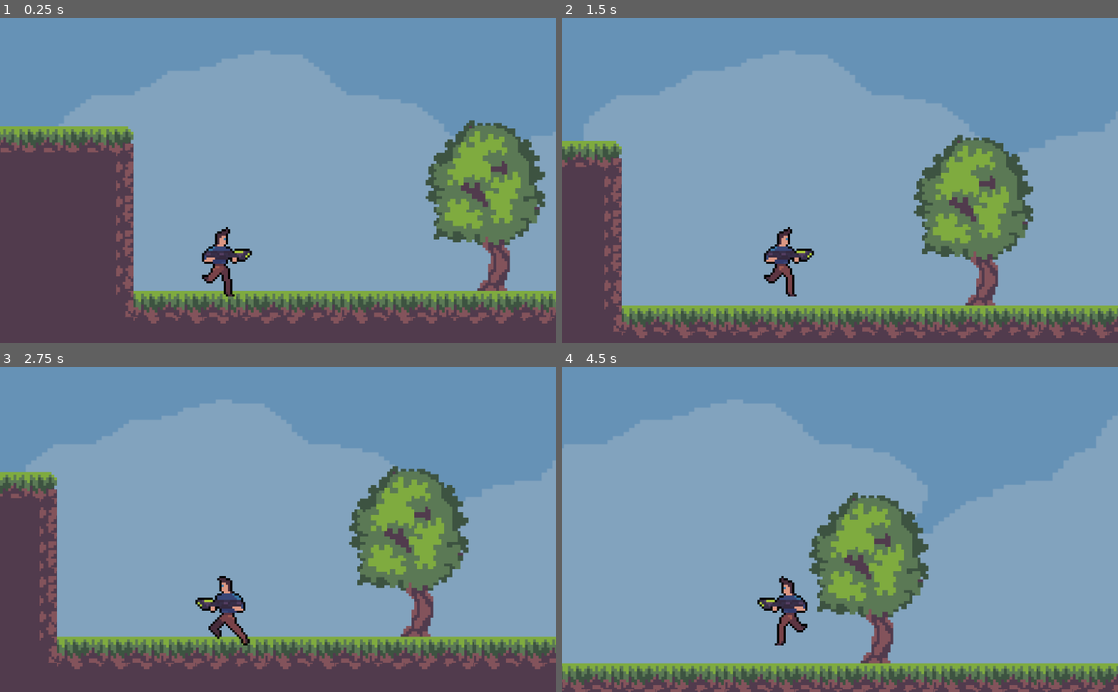
Above: before the commit, frames 1-4 (two rows, left to right).
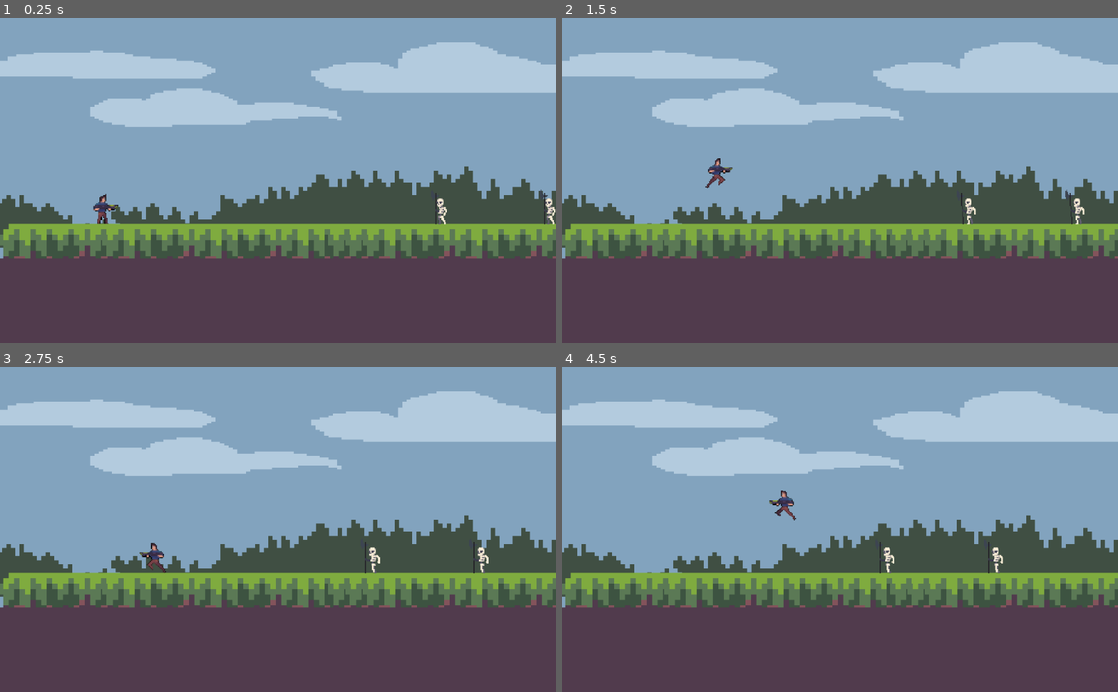
Above: after the commit, the same moments.

Repository: DavidFronGuiu/urban-octo-broccoli
Game: Godot game, scene res://Mundo.tscn
Same seed, same stepped clock (60 frames per second), same inputs: the game is played once before the commit and once after it. Before the commit the project starts from res://Escenas/Mundo.tscn.
Inputs:
- Up to frame 1 (0.25 s): no input
- Up to frame 2 (1.5 s): tap Enter (ui_accept) at 0.5, 1.35 s; hold Enter (ui_accept) 0.53-1.28 s; hold Right (ui_right) from 0.53 s (still down)
- Up to frame 3 (2.75 s): tap Enter (ui_accept) at 1.52, 1.82 s; release Right (ui_right) at 2.03 s; hold Left (ui_left) from 2.03 s (still down); hold Enter (ui_accept) from 2.03 s (still down)
- Up to frame 4 (4.5 s): release Left (ui_left) at 2.78 s; release Enter (ui_accept) at 2.78 s; hold Right (ui_right) 2.78-4.28 s; tap Enter (ui_accept) at 2.85, 3.02, 3.32, 4.35 s; hold Enter (ui_accept) 3.53-4.28 s; hold Left (ui_left) from 4.28 s (still down)

The runs differ from the first frame. In frame 1, 66% of the frame differs, in the area x 0-100%, y 0-95%; in frame 2, 68%; in frame 3, 64%; in frame 4, 71%, in the area x 0-100%, y 0-100%.

Commit message:
Add files via upload

Diff:
--- /dev/null
+++ b/Enemigo.tscn
@@ -0,0 +1,76 @@
+[gd_scene load_steps=6 format=2]
+
+[ext_resource path="res://Enemigo/Skeleton Walk.png" type="Texture" id=1]
+[ext_resource path="res://Sprits/Enemigocaminando.gd" type="Script" id=2]
+
+[sub_resource type="Animation" id=2]
+length = 0.001
+tracks/0/type = "value"
+tracks/0/path = NodePath("Sprite:frame")
+tracks/0/interp = 1
+tracks/0/loop_wrap = true
+tracks/0/imported = false
+tracks/0/enabled = true
+tracks/0/keys = {
+"times": PoolRealArray( 0 ),
+"transitions": PoolRealArray( 1 ),
+"update": 0,
+"values": [ 0 ]
+}
+
+[sub_resource type="Animation" id=3]
+resource_name = "caminando"
+length = 3.59
+loop = true
+tracks/0/type = "value"
+tracks/0/path = NodePath("Sprite:frame")
+tracks/0/interp = 1
+tracks/0/loop_wrap = true
+tracks/0/imported = false
+tracks/0/enabled = true
+tracks/0/keys = {
+"times": PoolRealArray( 0, 0.3, 0.6, 0.9, 1.2, 1.5, 1.8, 2.1, 2.4, 2.7, 3, 3.3 ),
+"transitions": PoolRealArray( 1, 1, 1, 1, 1, 1, 1, 1, 1, 1, 1, 1 ),
+"update": 1,
+"values": [ 0, 1, 2, 3, 4, 5, 6, 7, 8, 9, 10, 12 ]
+}
+
+[sub_resource type="RectangleShape2D" id=1]
+extents = Vector2( 8, 16.5 )
+
+[node name="KinematicBody2D" type="KinematicBody2D"]
+collision_layer = 3
+collision_mask = 4
+script = ExtResource( 2 )
+
+[node name="Sprite" type="Sprite" parent="."]
+position = Vector2( -1.21198, 0 )
+scale = Vector2( 0.798911, 1 )
+texture = ExtResource( 1 )
+offset = Vector2( 0, 1 )
+flip_h = true
+hframes = 13
+
+[node name="floordetection" type="RayCast2D" parent="Sprite"]
+position = Vector2( -14.7551, 0 )
+enabled = true
+cast_to = Vector2( 0, 20 )
+
+[node name="AnimationPlayer" type="AnimationPlayer" parent="."]
+autoplay = "caminando"
+playback_speed = 2.0
+anims/RESET = SubResource( 2 )
+anims/caminando = SubResource( 3 )
+
+[node name="CollisionShape2D" type="CollisionShape2D" parent="."]
+position = Vector2( 0, 1 )
+shape = SubResource( 1 )
+
+[node name="leftRay" type="RayCast2D" parent="."]
+enabled = true
+cast_to = Vector2( -10, 0 )
+collision_mask = 2
+
+[node name="rightRay" type="RayCast2D" parent="."]
+enabled = true
+cast_to = Vector2( 10, 0 )
--- /dev/null
+++ b/Mundo.tscn
@@ -0,0 +1,104 @@
+[gd_scene load_steps=10 format=2]
+
+[ext_resource path="res://Escenario/0.png" type="Texture" id=1]
+[ext_resource path="res://Enemigo.tscn" type="PackedScene" id=2]
+[ext_resource path="res://Escenario/Sky BG 2.png" type="Texture" id=3]
+[ext_resource path="res://Escenario/Clouds.png" type="Texture" id=4]
+[ext_resource path="res://Escenario/Grass 1.png" type="Texture" id=5]
+[ext_resource path="res://Escenario/4.png" type="Texture" id=6]
+[ext_resource path="res://Player.tscn" type="PackedScene" id=7]
+
+[sub_resource type="ConvexPolygonShape2D" id=1]
+points = PoolVector2Array( 0, 0, 240, 0, 240, 64, 0, 64 )
+
+[sub_resource type="TileSet" id=2]
+0/name = "0.png 0"
+0/texture = ExtResource( 1 )
+0/tex_offset = Vector2( 0, 0 )
+0/modulate = Color( 1, 1, 1, 1 )
+0/region = Rect2( 0, 0, 240, 64 )
+0/tile_mode = 0
+0/occluder_offset = Vector2( 0, 0 )
+0/navigation_offset = Vector2( 0, 0 )
+0/shape_offset = Vector2( 0, 0 )
+0/shape_transform = Transform2D( 1, 0, 0, 1, 0, 0 )
+0/shape = SubResource( 1 )
+0/shape_one_way = false
+0/shape_one_way_margin = 1.0
+0/shapes = [ {
+"autotile_coord": Vector2( 0, 0 ),
+"one_way": false,
+"one_way_margin": 1.0,
+"shape": SubResource( 1 ),
+"shape_transform": Transform2D( 1, 0, 0, 1, 0, 0 )
+} ]
+0/z_index = 0
+1/name = "4.png 1"
+1/texture = ExtResource( 6 )
+1/tex_offset = Vector2( 0, 0 )
+1/modulate = Color( 1, 1, 1, 1 )
+1/region = Rect2( 0, 0, 160, 48 )
+1/tile_mode = 0
+1/occluder_offset = Vector2( 0, 0 )
+1/navigation_offset = Vector2( 0, 0 )
+1/shape_offset = Vector2( 0, 0 )
+1/shape_transform = Transform2D( 1, 0, 0, 1, 0, 0 )
+1/shape_one_way = false
+1/shape_one_way_margin = 0.0
+1/shapes = [  ]
+1/z_index = 0
+
+[node name="Mundo" type="Node2D"]
+__meta__ = {
+"_edit_horizontal_guides_": [  ]
+}
+
+[node name="SkyBg2" type="Sprite" parent="."]
+position = Vector2( -5, -344 )
+scale = Vector2( 0.800781, 1.52344 )
+texture = ExtResource( 3 )
+
+[node name="Clouds" type="Sprite" parent="SkyBg2"]
+position = Vector2( 1.24878, 145.067 )
+scale = Vector2( 0.997076, 0.242537 )
+texture = ExtResource( 4 )
+
+[node name="Grass1" type="Sprite" parent="SkyBg2"]
+position = Vector2( 8.74147, 83.3641 )
+scale = Vector2( 1.00292, 0.49005 )
+texture = ExtResource( 5 )
+
+[node name="TileMap" type="TileMap" parent="."]
+tile_set = SubResource( 2 )
+cell_size = Vector2( 16, 16 )
+collision_layer = 3
+format = 1
+tile_data = PoolIntArray( -131069, 0, 0, 65504, 0, 0, 65510, 0, 0, 65523, 0, 0, 65524, 0, 0, 65525, 0, 0, 17, 0, 0, 196576, 1, 0, 196583, 1, 0, 196589, 1, 0, 196593, 1, 0, 196602, 1, 0, 131075, 1, 0, 131076, 1, 0, 131079, 1, 0, 131080, 1, 0, 131089, 1, 0, 131094, 1, 0, 327648, 1, 0, 327654, 1, 0, 327664, 1, 0, 327674, 1, 0, 262147, 1, 0, 262150, 1, 0, 262160, 1, 0, 262166, 1, 0, 393191, 1, 0, 393200, 1, 0, 393202, 1, 0, 327685, 1, 0, 327693, 1, 0, 327702, 1, 0, 458720, 1, 0, 458721, 1, 0, 458727, 1, 0, 458735, 1, 0, 458741, 1, 0, 458748, 1, 0, 393218, 1, 0, 393223, 1, 0, 393230, 1, 0, 393238, 1, 0 )
+
+[node name="Enemigo3" parent="TileMap" instance=ExtResource( 2 )]
+position = Vector2( -99, -17 )
+collision_layer = 0
+
+[node name="Enemigo2" parent="TileMap" instance=ExtResource( 2 )]
+position = Vector2( 134, -49 )
+collision_layer = 1
+
+[node name="Enemigo" parent="TileMap" instance=ExtResource( 2 )]
+position = Vector2( 1, -17 )
+collision_layer = 0
+
+[node name="Player" parent="." instance=ExtResource( 7 )]
+position = Vector2( -411, -16 )
+collision_layer = 7
+
+[node name="Camera2D" type="Camera2D" parent="Player"]
+offset = Vector2( 90, 10 )
+current = true
+zoom = Vector2( 0.5, 0.5 )
+limit_left = -600
+limit_top = -400
+limit_right = 1000
+limit_bottom = 100
+limit_smoothed = true
+drag_margin_h_enabled = true
+drag_margin_v_enabled = true
--- /dev/null
+++ b/Player.gd
@@ -0,0 +1,40 @@
+extends KinematicBody2D
+
+const vel = 25
+const velMax = 50
+
+const salto = -300
+const up = Vector2(0,-1)
+const gravedad = 15
+
+onready var sprite = $Sprite
+onready var animation = $AnimationPlayer
+
+var motion = Vector2(0,-1)
+
+func _physics_process(delta): #ComprobaciÃ³n infinita
+	motion.y += gravedad
+	var friction = false
+	if Input.is_action_pressed("ui_right"):
+		sprite.flip_h = false
+		animation.play("Walk")
+		motion.x = min(motion.x + vel, velMax)
+	elif Input.is_action_pressed("ui_left"):
+		sprite.flip_h = true
+		animation.play("Walk")
+		motion.x = max(motion.x -vel, -velMax) #para hacer el giro menos repentino
+	else:
+		animation.play("Idle")
+		friction = true
+
+	if is_on_floor():
+		if Input.is_action_pressed("ui_accept"):
+			motion.y = salto
+		if friction == true:
+			motion.x = lerp(motion.x ,0,0.5) #transiciona de velx a 0 un 50% por frame
+
+	else:
+		if friction == true:
+			motion.x = lerp(motion.x ,0,0.01)
+
+	motion = move_and_slide(motion,up)
--- /dev/null
+++ b/Player.tscn
@@ -0,0 +1,100 @@
+[gd_scene load_steps=8 format=2]
+
+[ext_resource path="res://Player/1 (1).png" type="Texture" id=1]
+[ext_resource path="res://Player.gd" type="Script" id=2]
+
+[sub_resource type="Animation" id=2]
+resource_name = "Idle"
+tracks/0/type = "value"
+tracks/0/path = NodePath("Sprite:frame")
+tracks/0/interp = 1
+tracks/0/loop_wrap = true
+tracks/0/imported = false
+tracks/0/enabled = true
+tracks/0/keys = {
+"times": PoolRealArray( 0 ),
+"transitions": PoolRealArray( 1 ),
+"update": 1,
+"values": [ 0 ]
+}
+
+[sub_resource type="Animation" id=4]
+length = 0.001
+tracks/0/type = "value"
+tracks/0/path = NodePath("Sprite:frame")
+tracks/0/interp = 1
+tracks/0/loop_wrap = true
+tracks/0/imported = false
+tracks/0/enabled = true
+tracks/0/keys = {
+"times": PoolRealArray( 0 ),
+"transitions": PoolRealArray( 1 ),
+"update": 0,
+"values": [ 0 ]
+}
+
+[sub_resource type="Animation" id=5]
+resource_name = "Walk"
+length = 2.4
+loop = true
+tracks/0/type = "value"
+tracks/0/path = NodePath("Sprite:frame")
+tracks/0/interp = 1
+tracks/0/loop_wrap = true
+tracks/0/imported = false
+tracks/0/enabled = true
+tracks/0/keys = {
+"times": PoolRealArray( 0, 0.4, 0.8, 1.2, 1.6, 2 ),
+"transitions": PoolRealArray( 1, 1, 1, 1, 1, 1 ),
+"update": 1,
+"values": [ 0, 1, 2, 3, 4, 5 ]
+}
+
+[sub_resource type="Animation" id=3]
+resource_name = "correr"
+length = 2.4
+loop = true
+tracks/0/type = "value"
+tracks/0/path = NodePath("Sprite:frame")
+tracks/0/interp = 1
+tracks/0/loop_wrap = true
+tracks/0/imported = false
+tracks/0/enabled = true
+tracks/0/keys = {
+"times": PoolRealArray( 0, 0.4, 0.8, 1.2, 1.6, 2 ),
+"transitions": PoolRealArray( 1, 1, 1, 1, 1, 1 ),
+"update": 1,
+"values": [ 1, 2, 3, 4, 5, 6 ]
+}
+
+[sub_resource type="RectangleShape2D" id=1]
+extents = Vector2( 11, 15.5 )
+
+[node name="KinematicBody2D" type="KinematicBody2D"]
+collision_mask = 4
+script = ExtResource( 2 )
+
+[node name="Sprite" type="Sprite" parent="."]
+position = Vector2( -2, 1 )
+scale = Vector2( 1.07813, 0.921875 )
+texture = ExtResource( 1 )
+offset = Vector2( 1, 1 )
+hframes = 7
+
+[node name="AnimationPlayer" type="AnimationPlayer" parent="."]
+playback_speed = 2.0
+anims/Idle = SubResource( 2 )
+anims/RESET = SubResource( 4 )
+anims/Walk = SubResource( 5 )
+anims/correr = SubResource( 3 )
+
+[node name="CollisionShape2D" type="CollisionShape2D" parent="."]
+position = Vector2( -4, 0 )
+shape = SubResource( 1 )
+
+[node name="leftRay" type="RayCast2D" parent="CollisionShape2D"]
+cast_to = Vector2( -10, 0 )
+collision_mask = 3
+
+[node name="rigthRay" type="RayCast2D" parent="CollisionShape2D"]
+cast_to = Vector2( 10, 0 )
--- /dev/null
+++ b/Sprits/Enemigocaminando.gd
@@ -0,0 +1,39 @@
+extends KinematicBody2D
+
+const speed : float = 25.0
+# velocidad de desplazamiento
+#const gravity : float = 25.0
+# gravedad por si queremos que caiga
+
+var motion := Vector2()
+
+var direccion = -1
+#dirección de movimiento del personaje
+
+func _ready():
+
+	motion.x = speed * direccion
+	pass
+
+
+func _next_to_left_wall() -> bool:
+	return $leftRay.is_colliding()
+
+func _next_to_right_wall() -> bool:
+	return $rightRay.is_colliding()
+
+func _floor_detection() -> bool:
+	return $Sprite/floordetection.is_colliding()
+
+func _flip():
+	if _next_to_left_wall() or _next_to_right_wall() or !_floor_detection():
+		motion.x *= -1
+		$Sprite.scale.x *= -1
+
+
+
+func _process(delta):
+
+	_flip()
+	motion = move_and_slide (motion)
+	pass
--- a/project.godot
+++ b/project.godot
@@ -10,9 +10,15 @@
 
 [application]
 
-config/name="Entornos"
-run/main_scene="res://Escenas/Mundo.tscn"
+config/name="TrabajoEntornos"
+run/main_scene="res://Mundo.tscn"
 config/icon="res://icon.png"
+
+[layer_names]
+
+2d_physics/layer_1="Player"
+2d_physics/layer_2="Enemigo"
+2d_physics/layer_3="World"
 
 [physics]
 
Binary file added: Enemigo/Skeleton Attack.png
Not shown, added: Enemigo/Skeleton Attack.png.import
Binary file added: Enemigo/Skeleton Dead.png
Not shown, added: Enemigo/Skeleton Dead.png.import
Binary file added: Enemigo/Skeleton Walk.png
Not shown, added: Enemigo/Skeleton Walk.png.import
Binary file added: Escenario/0.png
Not shown, added: Escenario/0.png.import
Binary file added: Escenario/10.png
Not shown, added: Escenario/10.png.import
Binary file added: Escenario/11.png
Not shown, added: Escenario/11.png.import
(and 76 more such lines)
